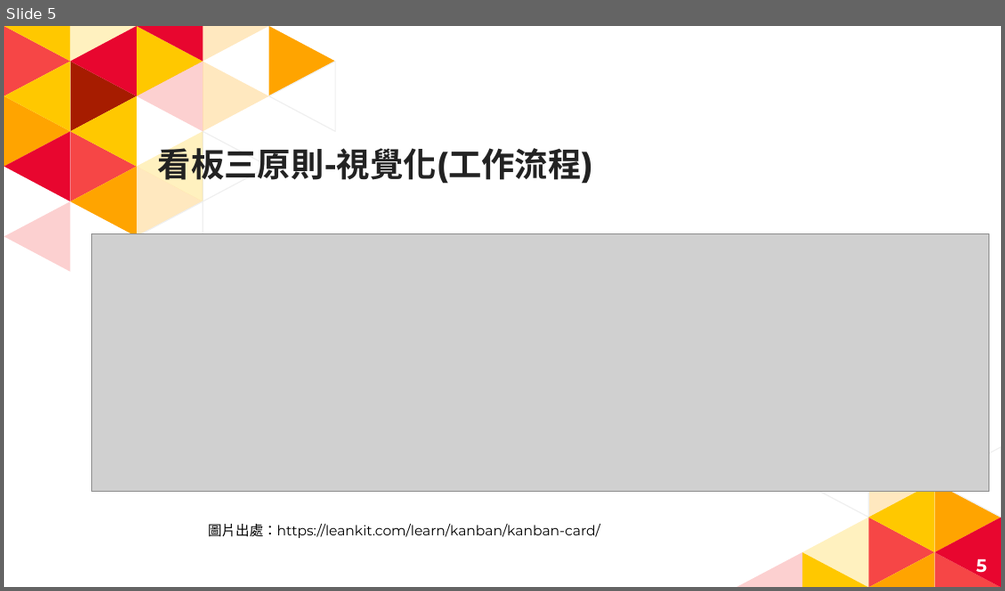
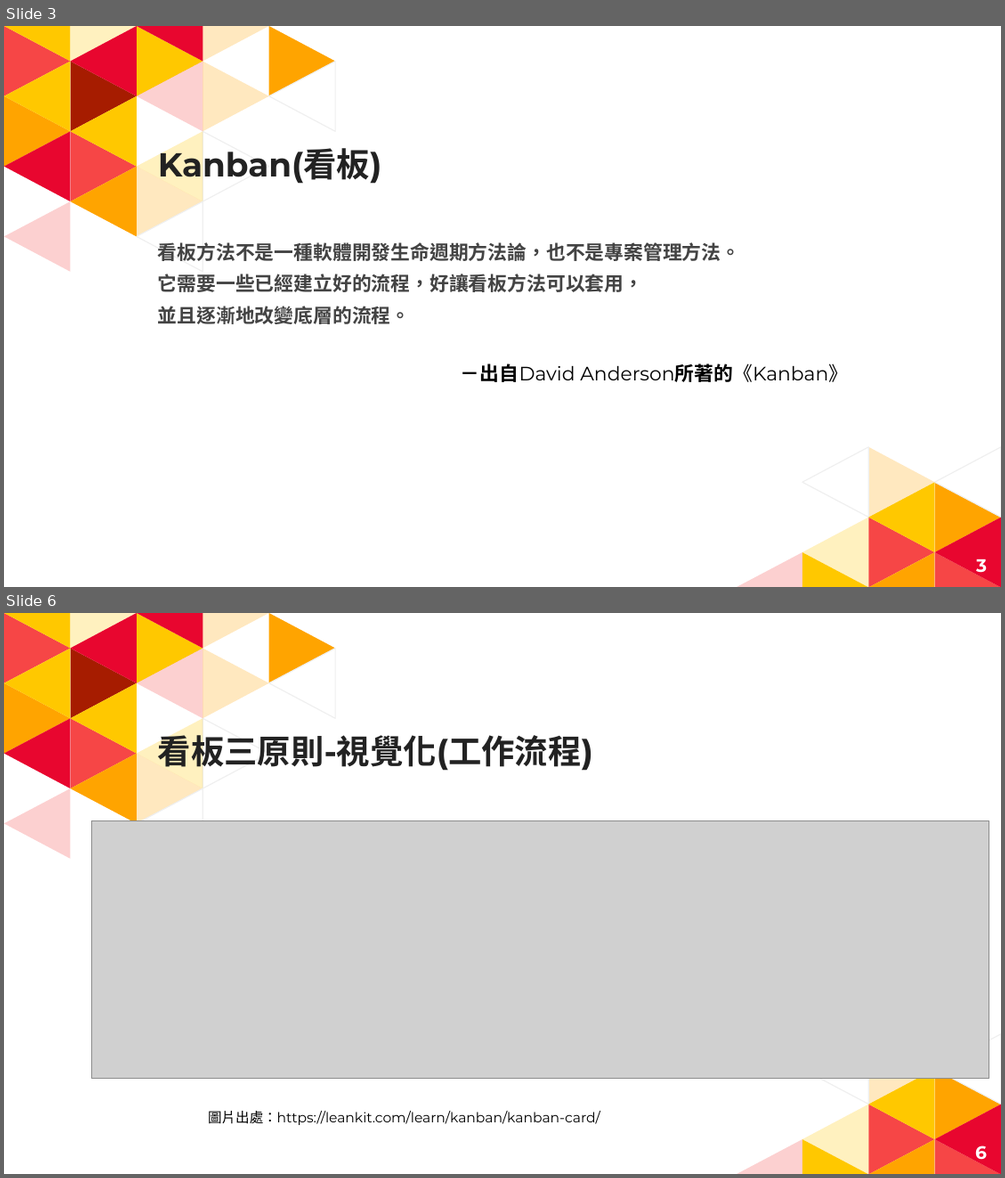
Before and after one commit to HankTwZhong/OOAD, a slide deck: 專題討論/Trello.pptx. Shown one above the other, each under a label of ours: slide 5 before the commit, slides 3 and 6 after it; the slides between them are not shown. The pictures are 1005x591 and 1005x1178 pixels, drawn with LibreOffice and Linux fonts; fonts in the diff are those of the drawing; grey boxes stand for pictures. Boxes give left, top, right and bottom in pixels: in the first picture for what was removed or moved away, otherwise in the second. Text is boxed around its words. In the diff, an @@ line names an element or a change of style, - is before the commit and + after.

```diff
--- a/專題討論/Trello.pptx
+++ b/專題討論/Trello.pptx
@@ slide 3 added at box(4, 26, 1001, 587), background #FFFFFF; not listed: 35 template elements that a slide beside it also shows @@
@@ title added at box(158, 144, 382, 185), 24 pt, text #222222, bold @@
+Kanban(看板)
@@ text added at box(158, 242, 740, 324), 14 pt, text #434343, bold @@
+看板方法不是一種軟體開發生命週期方法論，也不是專案管理方法。
+它需要一些已經建立好的流程，好讓看板方法可以套用，
+並且逐漸地改變底層的流程。
@@ text added at box(461, 363, 848, 382), 14 pt, text #000000 @@
+－出自David Anderson所著的《Kanban》
@@ page number added at box(976, 558, 987, 578), 13 pt, text #FFFFFF, bold @@
+3
@@ what was slide 5 is now slide 6 @@
@@ page number at box(975, 1145, 987, 1165): text changed @@
-5
+6
```
Also in this commit, not shown: 5 slides changed, 2 other slides added, 2 slides removed, 4 other files.
